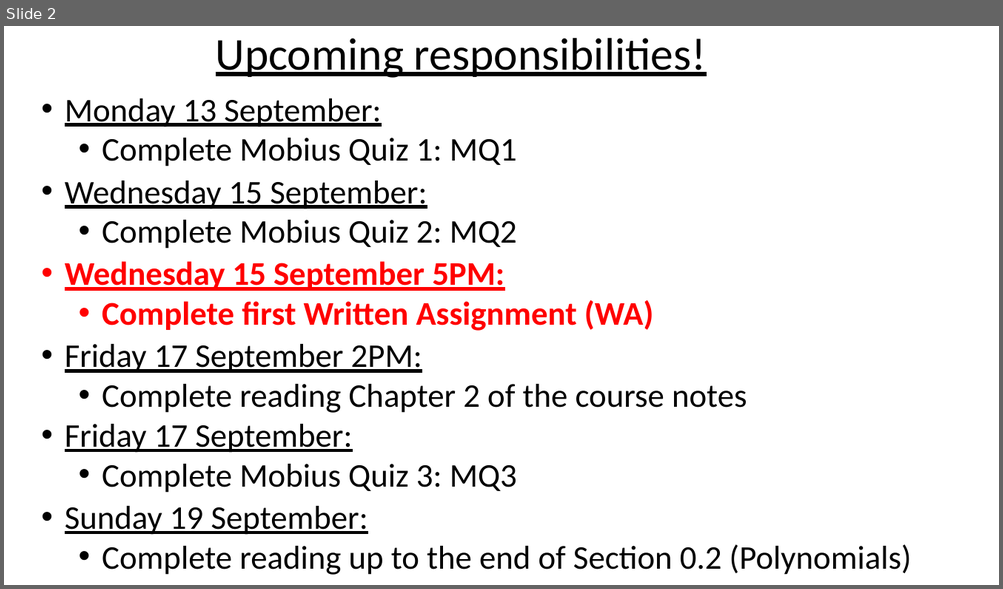
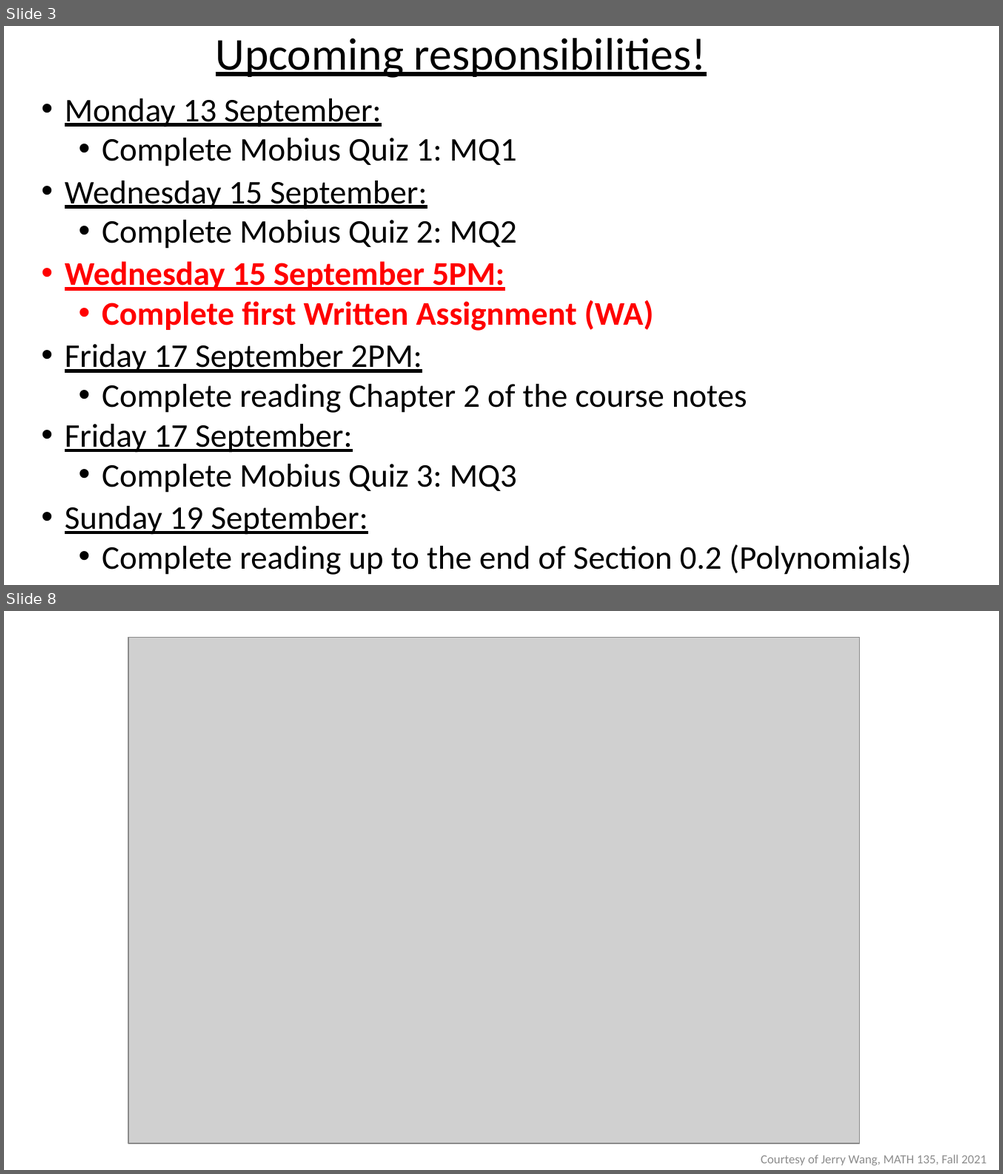
Before and after one commit to ndattani/Lecture_Notes, a slide deck: University_of_Waterloo/Fall_2021/MATH135/UW_Fall2021_MATH135_Lecture3.pptx. Shown one above the other, each under a label of ours: slide 2 before the commit, slides 3 and 8 after it; the slides between them are not shown. The pictures are 1003x589 and 1003x1174 pixels, drawn with LibreOffice and Linux fonts; fonts in the diff are those of the drawing; grey boxes stand for pictures. Boxes give left, top, right and bottom in pixels: in the first picture for what was removed or moved away, otherwise in the second. Text is boxed around its words. In the diff, an @@ line names an element or a change of style, - is before the commit and + after.

```diff
--- a/University_of_Waterloo/Fall_2021/MATH135/UW_Fall2021_MATH135_Lecture3.pptx
+++ b/University_of_Waterloo/Fall_2021/MATH135/UW_Fall2021_MATH135_Lecture3.pptx
@@ slide 8 added at [4,611,999,1170], background #FFFFFF @@
@@ picture added at [128,638,859,1145] @@
@@ text added at [760,1155,986,1166], 12 pt, text #8C8C8C @@
+Courtesy of Jerry Wang, MATH 135, Fall 2021
@@ what was slide 2 is now slide 3 @@
```
Also in this commit, not shown: 6 slides changed, 3 slides removed, 1 other file.
